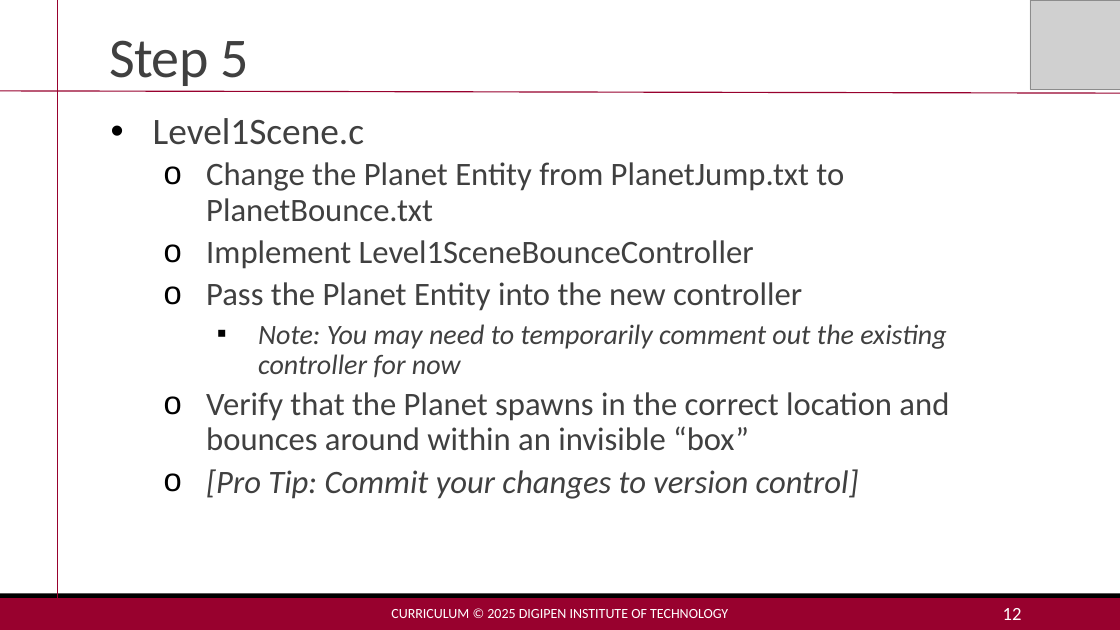
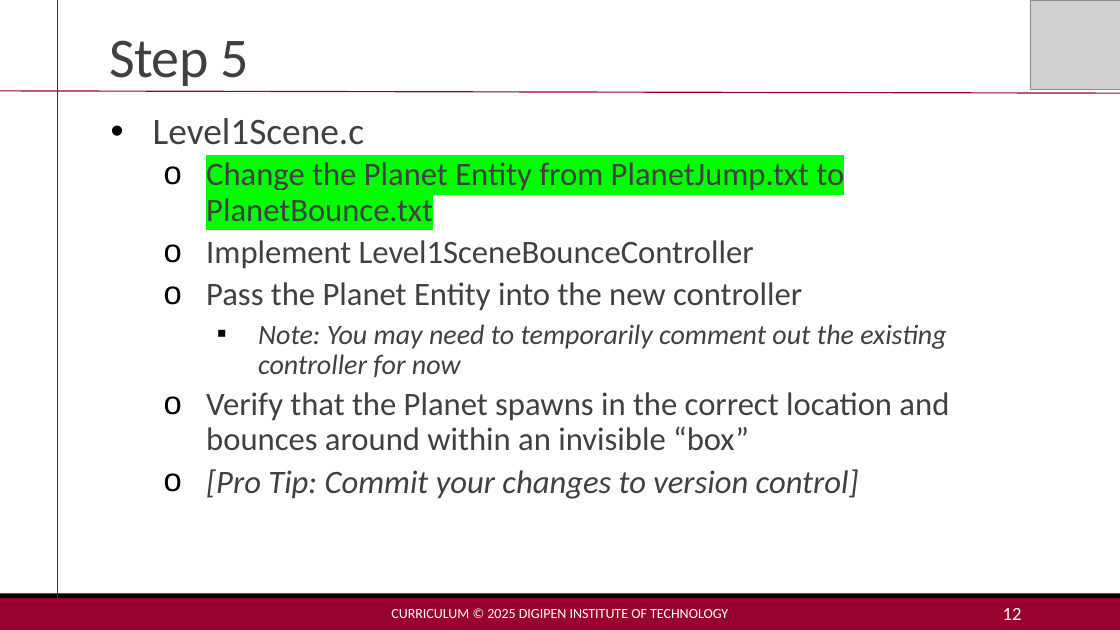
Before and after one commit to MakoJBryant/cs-230-project-game-engine, a slide deck: slide 12 of Project 3 - Lecture.pptx. Drawn at 1120x630 pixels with LibreOffice and Linux fonts; fonts in the diff are those of the drawing; grey boxes stand for pictures. Boxes give left, top, right and bottom in pixels: in the first picture for what was removed or moved away, otherwise in the second. Text is boxed around its words. In the diff, an @@ line names an element or a change of style, - is before the commit and + after.

```diff
--- a/Project 3 - Lecture.pptx
+++ b/Project 3 - Lecture.pptx
@@ text at <box>206,162,844,222</box>: highlight none to #00FF00 in "Change the Planet Entity from PlanetJump.txt to ..." @@
```
Also in this commit, not shown: 1 other slide changed, 2 other files.
